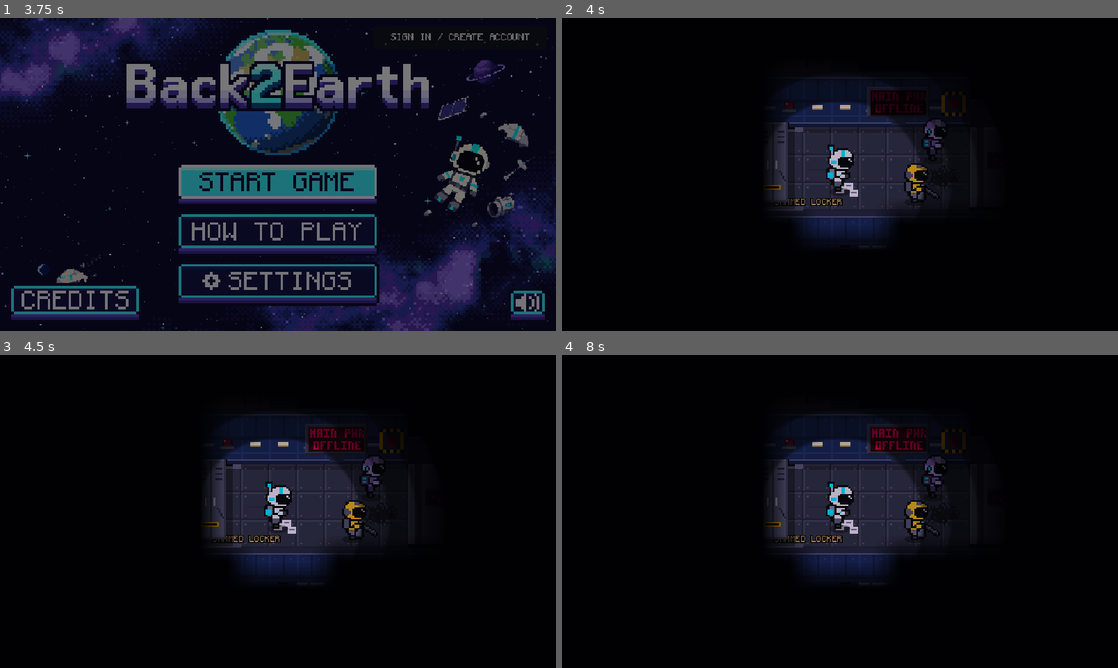
Above: before the commit, frames 1-4 (two rows, left to right).
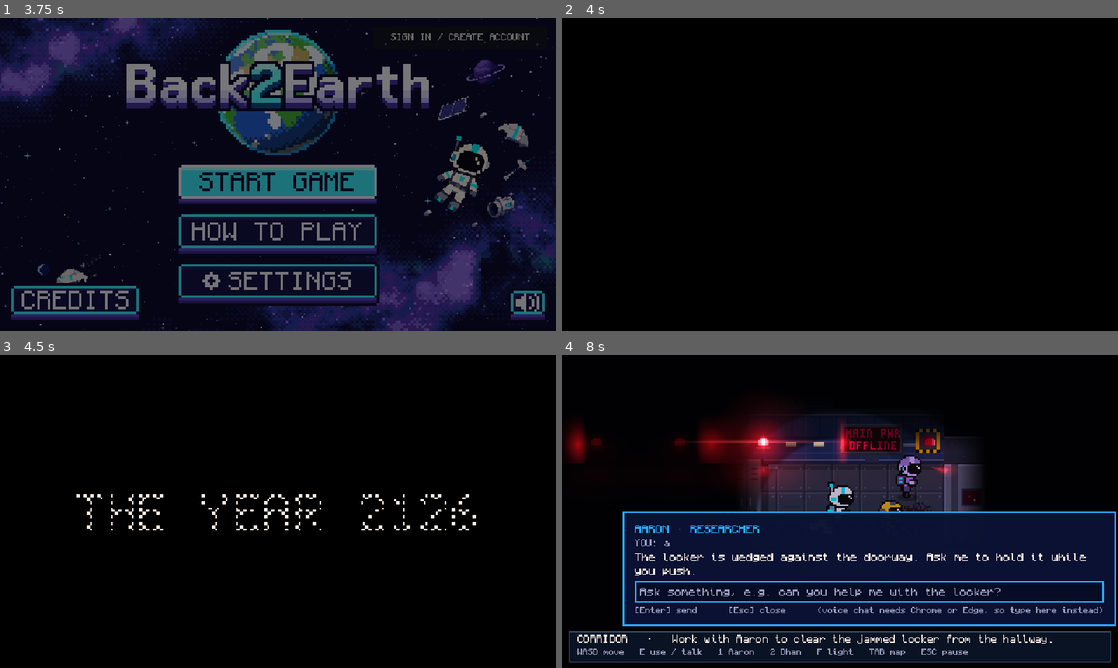
Above: after the commit, the same moments.

Repository: DhanwanthParameswar/back-2-earth
Game: Godot game, scene res://scenes/menu.tscn
The game is run twice, just before and just after one commit, with the same random seed, the same clock (stepped at 60 frames per second) and the same inputs. Video files are missing from this copy of the repository; at most half a second of black plays in their place. Sound files missing from this copy of the repository are replaced by a short silence.
Inputs (mouse positions are in pixels of both pictures, inside the frame that each line leads up to):
- Up to frame 1 (3.75 s): click (278, 99) at 0.52 s; type "Alex" at 0.6 s; click (278, 121) at 0.75 s; type "12" at 0.83 s; click (278, 183) at 1.25 s; click (278, 183) at 2 s; click "CONTINUE AS GUEST" at 2.75 s; click "START NEW GAME" at 3.5 s
- Up to frame 2 (4 s): no input
- Up to frame 3 (4.5 s): tap Enter (ui_accept) at 4.25 s; move the mouse to (400, 495) at 4.27 s; hold D (move_right) from 4.28 s (still down); hold E (confirm) from 4.28 s (still down); click (400, 495) at 4.42 s
- Up to frame 4 (8 s): tap Enter (ui_accept) at 4.52, 7.52 s; release D (move_right) at 5 s; release E (confirm) at 5 s; tap F (flashlight) at 5, 5.75 s; drag from (728, 527) to (812, 574) at 5.02 s; move the mouse to (895, 442) at 5.77 s; hold D (move_right) 5.78-6.5 s; hold 1 (radio_1) 5.78-6.5 s; drag from (812, 574) to (673, 464) at 6.52 s; move the mouse to (1006, 558) at 7.27 s; hold A (move_left) from 7.28 s (still down); hold Space (talk) from 7.28 s (still down)

Frame 1 is identical in both runs. In frame 2, 12% of the frame differs, in the area x 36-75%, y 18-74%; in frame 3, 13%; in frame 4, 48%, in the area x 0-100%, y 16-99%.
Error before the commit: Parse Error: Cannot infer the type of "wall_min" variable because the value doesn't have a set type. (res://scripts/prototype/escape_alarm.gd:74)

Commit message:
Fix parse error in escape_alarm.gd
The beacon search loop iterated over the untyped mission.map_size, so
"var wall_min := x" could not infer a type and Godot refused to load the
script (and the escape mission that preloads it). Type the loop bounds and
both variables explicitly.

Diff:
--- a/scripts/prototype/escape_alarm.gd
+++ b/scripts/prototype/escape_alarm.gd
@@ -66,14 +66,15 @@
 
 func _find_beacons() -> void:
 	beacons.clear()
-	for y in mission.map_size.y:
-		for x in mission.map_size.x:
+	var size: Vector2i = mission.map_size
+	for y in size.y:
+		for x in size.x:
 			if not mission.ship.is_alarm_cell(x, y):
 				continue
 			var tile := Vector2(x * TILE, y * TILE)
-			var wall_min := x
+			var wall_min: int = x
 			while mission.ship.is_wall_face(wall_min - 1, y): wall_min -= 1
-			var wall_max := x
+			var wall_max: int = x
 			while mission.ship.is_wall_face(wall_max + 1, y): wall_max += 1
 			beacons.append({
 				"cell": Vector2i(x, y),
